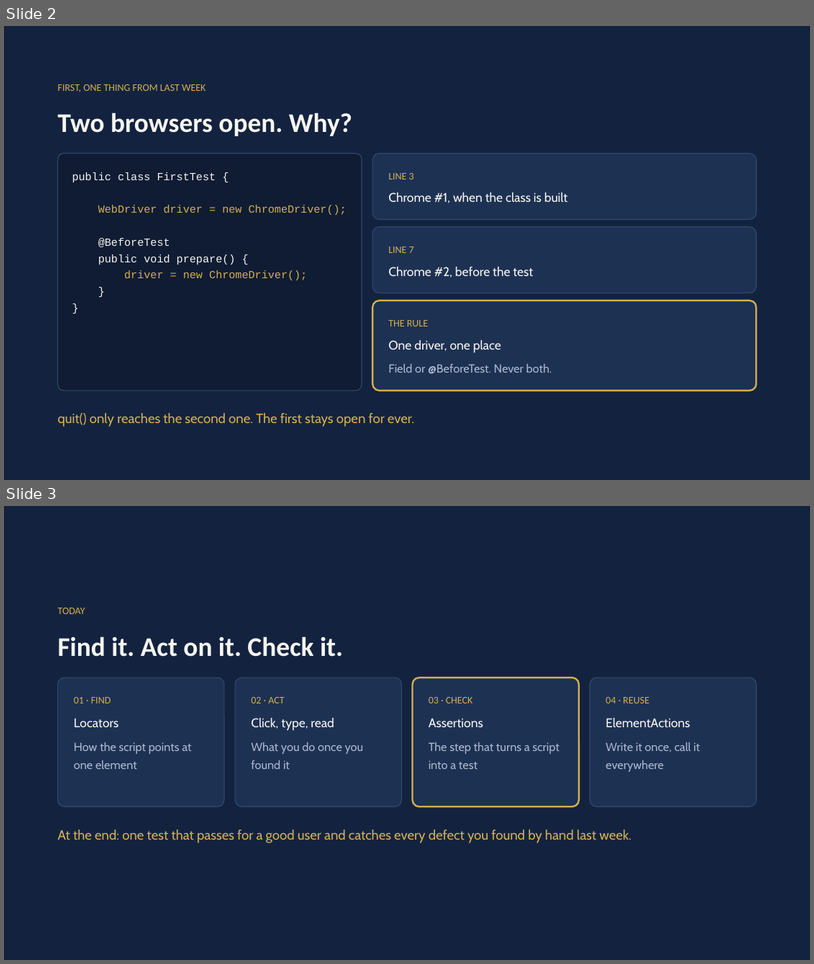
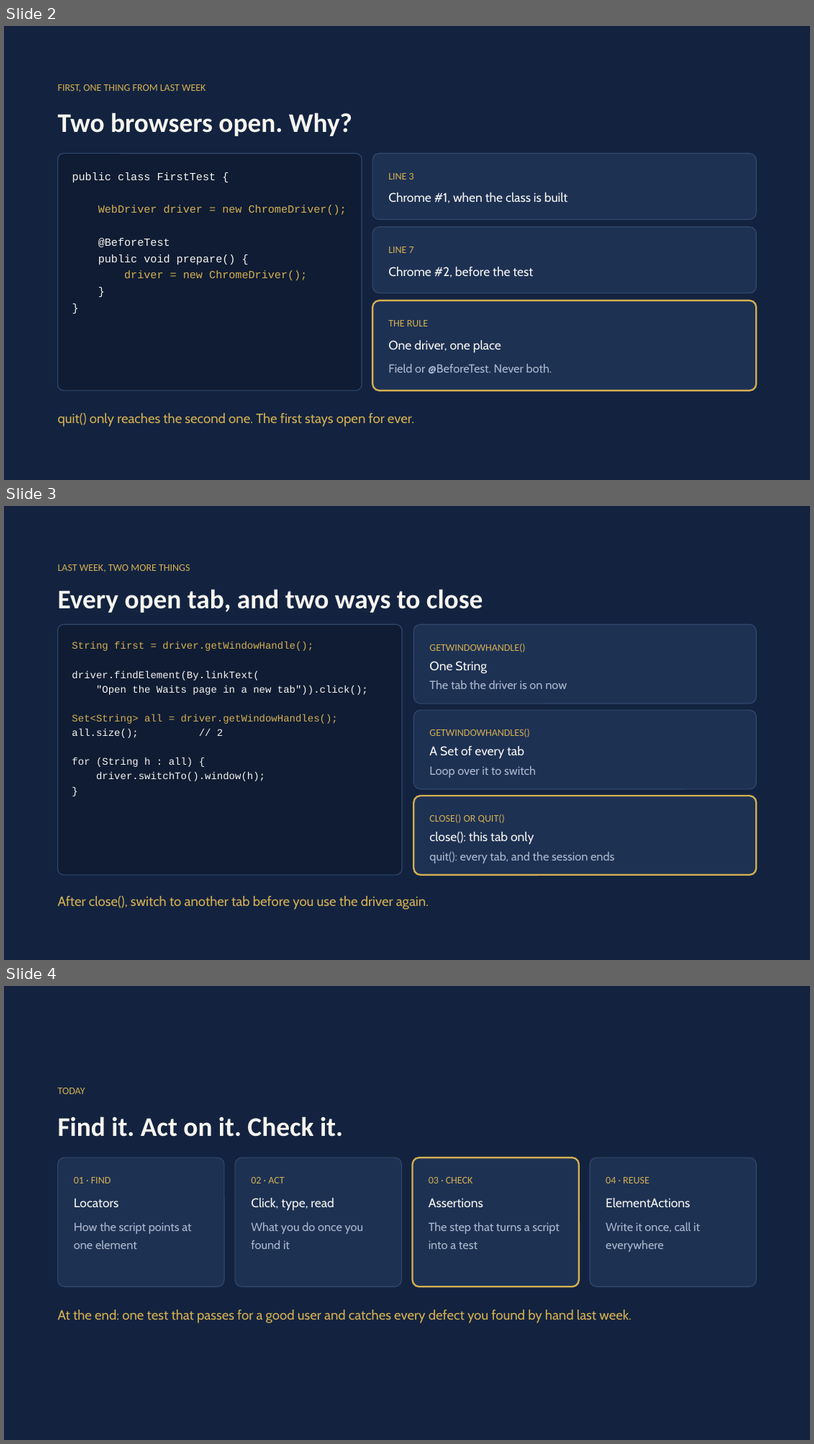
Before and after one commit to MohamedShehab280/software-testing, a slide deck: week-04/Week 4 - Locators and Assertions.pptx. Shown one above the other, each under a label of ours: slides 2 and 3 before the commit, slides 2, 3 and 4 after it. The pictures are 814x964 and 814x1444 pixels, drawn with LibreOffice and Linux fonts; fonts in the diff are those of the drawing. Boxes give left, top, right and bottom in pixels: in the first picture for what was removed or moved away, otherwise in the second. Text is boxed around its words. In the diff, an @@ line names an element or a change of style, - is before the commit and + after.

```diff
--- a/week-04/Week 4 - Locators and Assertions.pptx
+++ b/week-04/Week 4 - Locators and Assertions.pptx
@@ slide 3 added at (4,506,810,960), background #13233F @@
@@ text added at (58,564,190,572), 12 pt, text #D4AF52 @@
+LAST WEEK, TWO MORE THINGS
@@ text added at (58,589,484,613), 32 pt, text #F7F5F0, bold @@
+Every open tab, and two ways to close
@@ rounded rectangle added at (58,625,402,875), fill #0F1C33, outline #31486E 1 pt @@
@@ rounded rectangle added at (414,625,757,704), fill #1D3153, outline #31486E 1 pt @@
@@ text added at (72,641,314,651), 12 pt, text #D4AF52 @@
+String first = driver.getWindowHandle();
@@ text added at (430,644,525,652), 12 pt, text #D4AF52 @@
+GETWINDOWHANDLE()
@@ text added at (72,671,259,680), 12 pt, text #F7F5F0 @@
+driver.findElement(By.linkText(
@@ text added at (430,661,487,673), 15 pt, text #F7F5F0 @@
+One String
@@ text added at (96,685,368,695), 12 pt, text #F7F5F0 @@
+"Open the Waits page in a new tab")).click();
@@ text added at (430,680,567,689), 14 pt, text #AAB7CC @@
+The tab the driver is on now
@@ text added at (72,714,338,723), 12 pt, text #D4AF52 @@
+Set<String> all = driver.getWindowHandles();
@@ rounded rectangle added at (414,710,757,789), fill #1D3153, outline #31486E 1 pt @@
@@ text added at (72,728,223,738), 12 pt, text #F7F5F0 @@
+all.size(); // 2
@@ text added at (430,728,530,737), 12 pt, text #D4AF52 @@
+GETWINDOWHANDLES()
@@ text added at (72,757,193,767), 12 pt, text #F7F5F0 @@
+for (String h : all) {
@@ text added at (430,746,525,759), 15 pt, text #F7F5F0 @@
+A Set of every tab
@@ text added at (72,782,388,796), 12 pt, text #F7F5F0 @@
+}
@@ text added at (96,772,265,781), 12 pt, text #F7F5F0 @@
+driver.switchTo().window(h);
@@ text added at (430,766,536,777), 14 pt, text #AAB7CC @@
+Loop over it to switch
@@ rounded rectangle added at (414,795,757,875), fill #1D3153, outline #D4AF52 2 pt @@
@@ text added at (430,814,505,823), 12 pt, text #D4AF52 @@
+CLOSE() OR QUIT()
@@ text added at (430,831,534,844), 15 pt, text #F7F5F0 @@
+close(): this tab only
@@ text added at (430,852,615,863), 14 pt, text #AAB7CC @@
+quit(): every tab, and the session ends
@@ text added at (58,896,429,909), 16 pt, text #D4AF52 @@
+After close(), switch to another tab before you use the driver again.
@@ what was slide 3 is now slide 4 @@
```
Also in this commit, not shown: 2 slides changed, 22 other files.
